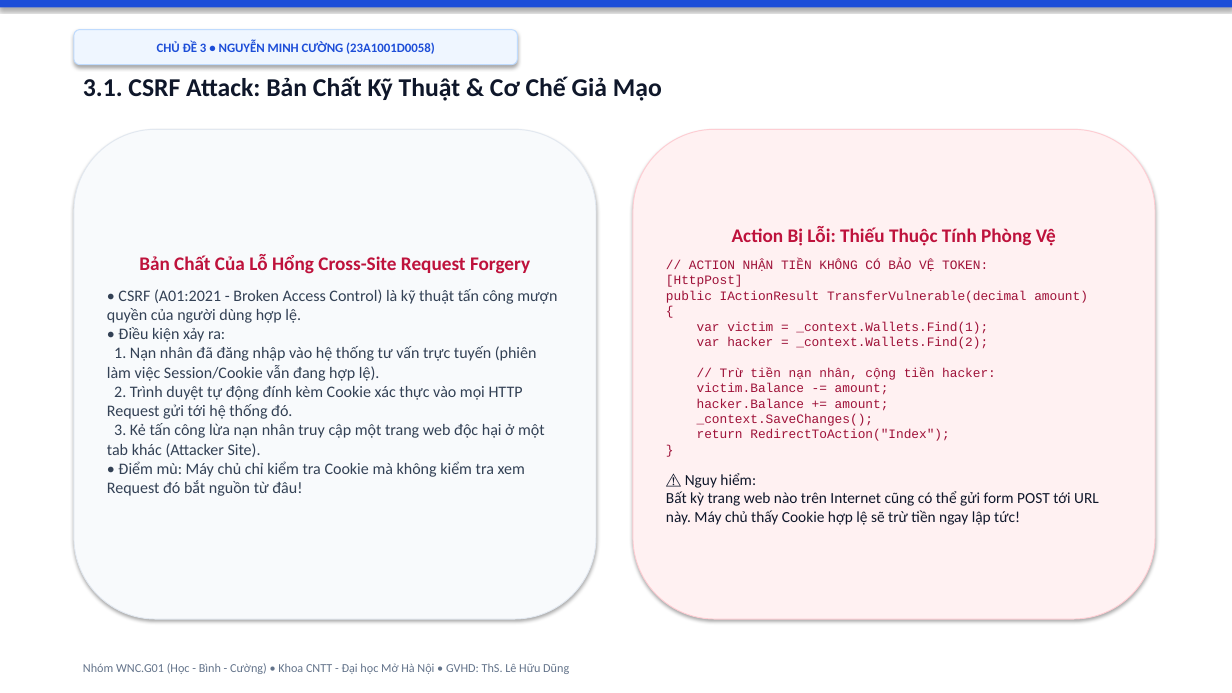
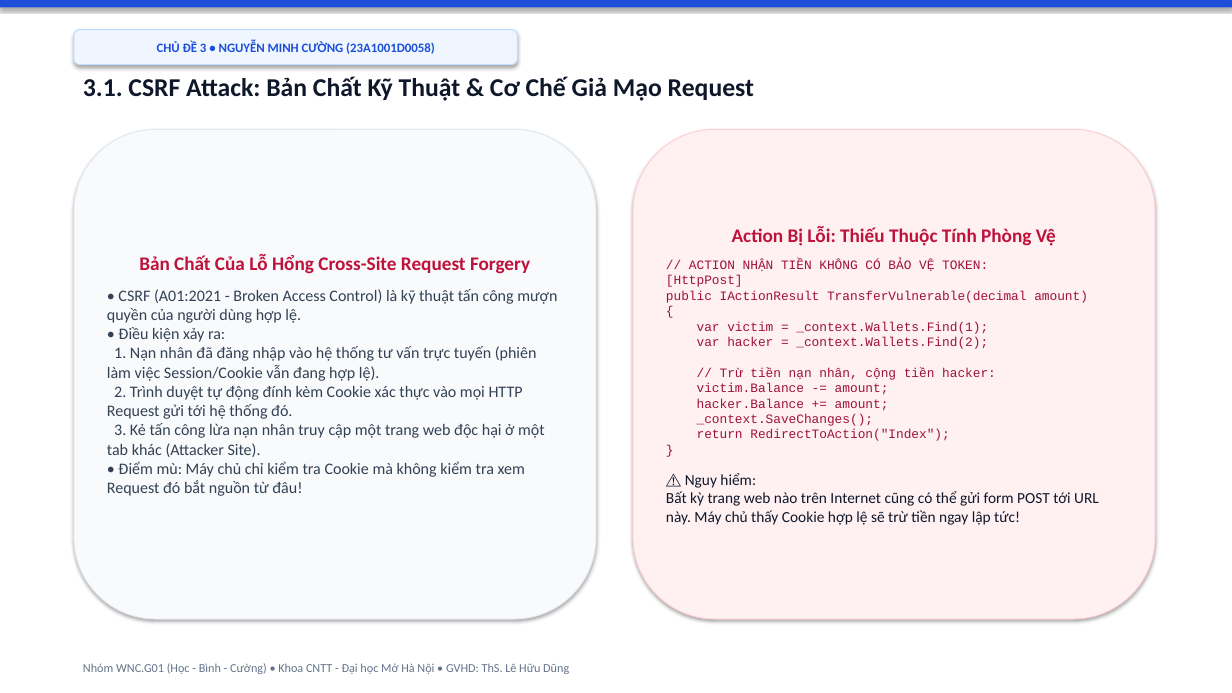
Before and after one commit to hocjsoo/OWASP_Demo, a slide deck: slide 15 of Slide_OWASP_Top3_Nhom_WNC_G01.pptx (slide 11 before the commit). Drawn at 1232x693 pixels with LibreOffice and Linux fonts; fonts in the diff are those of the drawing. Boxes give left, top, right and bottom in pixels: in the first picture for what was removed or moved away, otherwise in the second. Text is boxed around its words. In the diff, an @@ line names an element or a change of style, - is before the commit and + after.

```diff
--- a/Slide_OWASP_Top3_Nhom_WNC_G01.pptx
+++ b/Slide_OWASP_Top3_Nhom_WNC_G01.pptx
@@ text at (83,76,754,101): text changed @@
-3.1. CSRF Attack: Bản Chất Kỹ Thuật & Cơ Chế Giả Mạo
+3.1. CSRF Attack: Bản Chất Kỹ Thuật & Cơ Chế Giả Mạo Request
```
Also in this commit, not shown: 9 other slides changed, 6 slides added, 2 other files.
